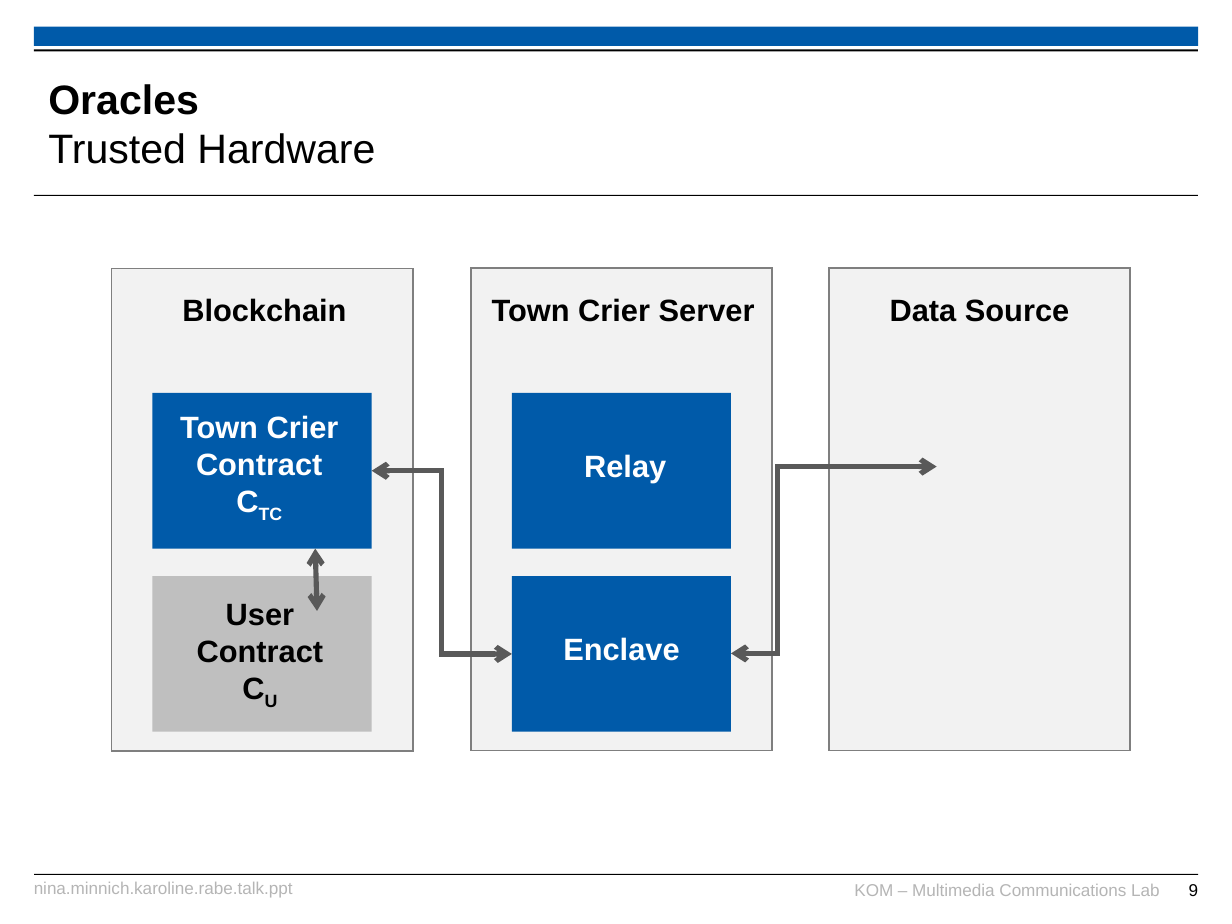
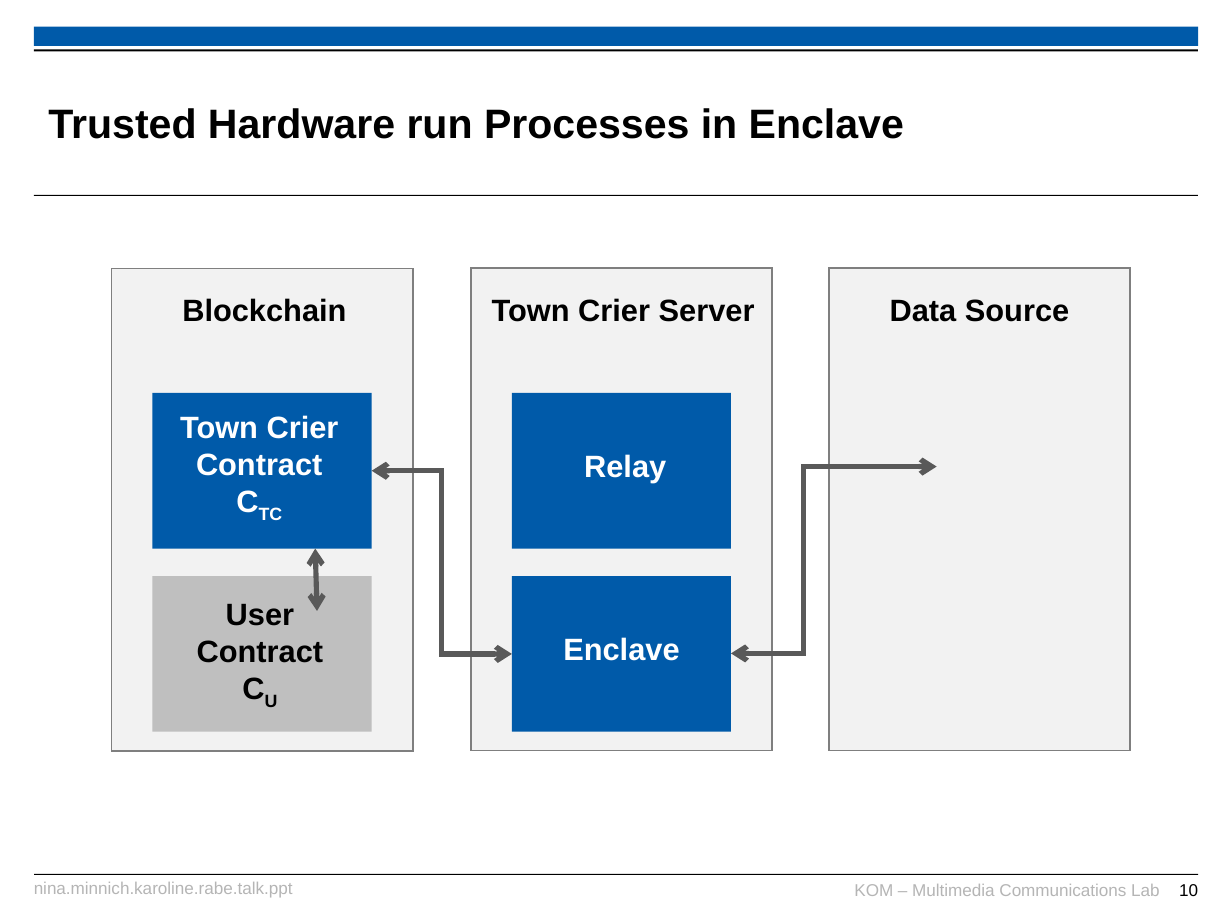
Before and after one commit to karopp/AFTIR, a slide deck: slide 10 of Nina.Minnich.Karoline.Rabe.talk.ppt (slide 9 before the commit). Drawn at 1232x924 pixels with LibreOffice and Linux fonts; fonts in the diff are those of the drawing; background and template pictures are left out. Boxes give left, top, right and bottom in pixels: in the first picture for what was removed or moved away, otherwise in the second. Text is boxed around its words. In the diff, an @@ line names an element or a change of style, - is before the commit and + after.

```diff
--- a/Nina.Minnich.Karoline.Rabe.talk.ppt
+++ b/Nina.Minnich.Karoline.Rabe.talk.ppt
@@ title at (x1=48, y1=108, x2=904, y2=139): text changed; bold on @@
-Oracles
-Trusted Hardware
+Trusted Hardware run Processes in Enclave
@@ elbow double arrow (731, 653) - (936, 467): route changed @@
@@ page number at (x1=1179, y1=884, x2=1198, y2=896): text changed @@
-9
+10
```
Also in this commit, not shown: 3 other slides changed, 2 slides added.
